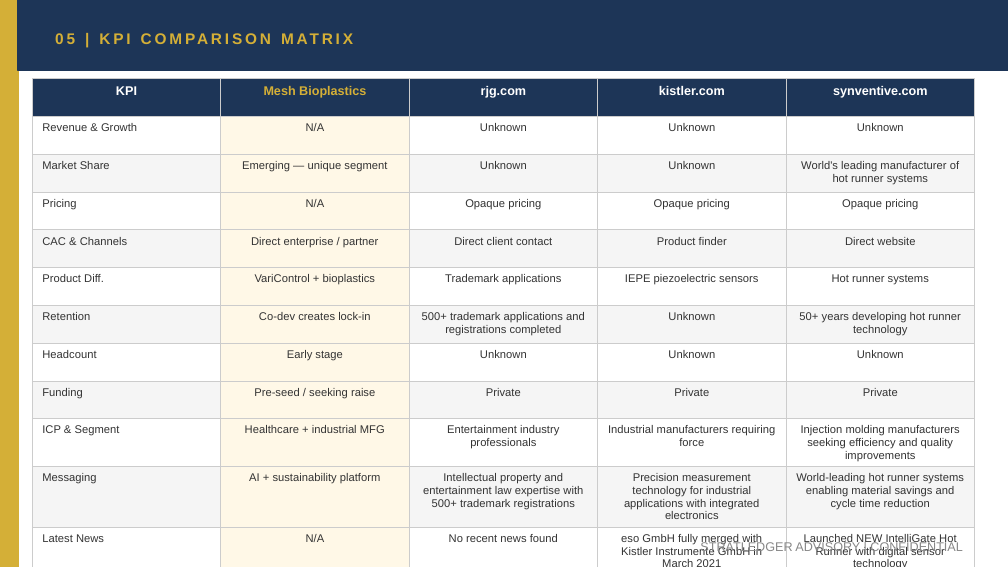
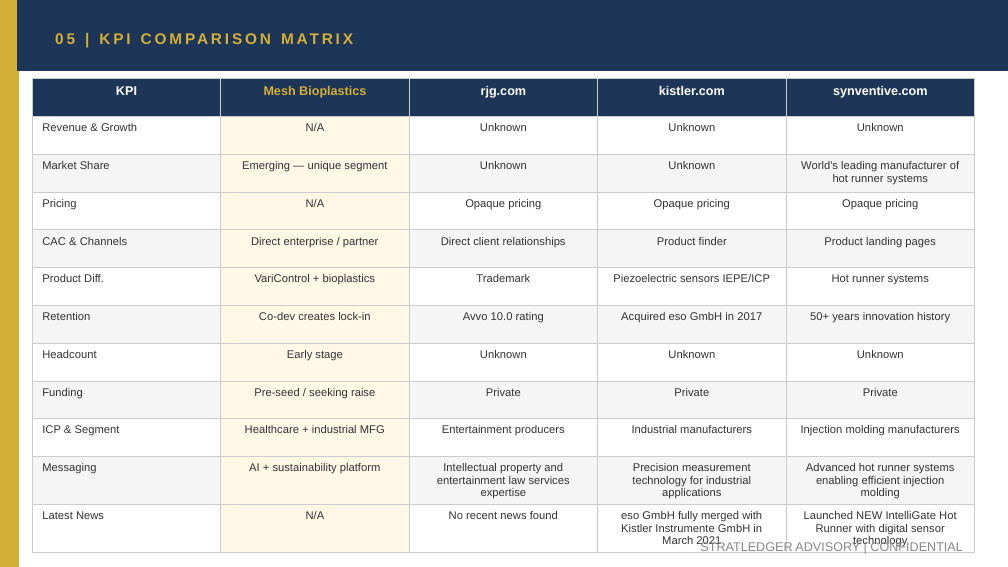
Before and after one commit to apexmakeshop-dot/droplet-commands, a slide deck: slide 9 of mesh_bioplastics_CI_Report.pptx. Drawn at 1008x567 pixels with LibreOffice and Linux fonts; fonts in the diff are those of the drawing. Boxes give left, top, right and bottom in pixels: in the first picture for what was removed or moved away, otherwise in the second. Text is boxed around its words. In the diff, an @@ line names an element or a change of style, - is before the commit and + after.

```diff
--- a/mesh_bioplastics_CI_Report.pptx
+++ b/mesh_bioplastics_CI_Report.pptx
@@ table at (32,79,975,551) @@
-row 5, column 3: Direct client contact
+row 5, column 3: Direct client relationships
-row 5, column 5: Direct website
+row 5, column 5: Product landing pages
-row 6, column 3: Trademark applications
+row 6, column 3: Trademark
-row 6, column 4: IEPE piezoelectric sensors
+row 6, column 4: Piezoelectric sensors IEPE/ICP
-row 7: Retention | Co-dev creates lock-in | 500+ trademark applications and registrations completed | Unknown | 50+ years developing hot runner technology
+row 7: Retention | Co-dev creates lock-in | Avvo 10.0 rating | Acquired eso GmbH in 2017 | 50+ years innovation history
-row 10: ICP & Segment | Healthcare + industrial MFG | Entertainment industry professionals | Industrial manufacturers requiring force | Injection molding manufacturers seeking efficiency and quality improvements
+row 10: ICP & Segment | Healthcare + industrial MFG | Entertainment producers | Industrial manufacturers | Injection molding manufacturers
-row 11: Messaging | AI + sustainability platform | Intellectual property and entertainment law expertise with 500+ trademark registrations | Precision measurement technology for industrial applications with integrated electronics | World-leading hot runner systems enabling material savings and cycle time reduction
+row 11: Messaging | AI + sustainability platform | Intellectual property and entertainment law services expertise | Precision measurement technology for industrial applications | Advanced hot runner systems enabling efficient injection molding
```
Also in this commit, not shown: 4 other slides changed.
